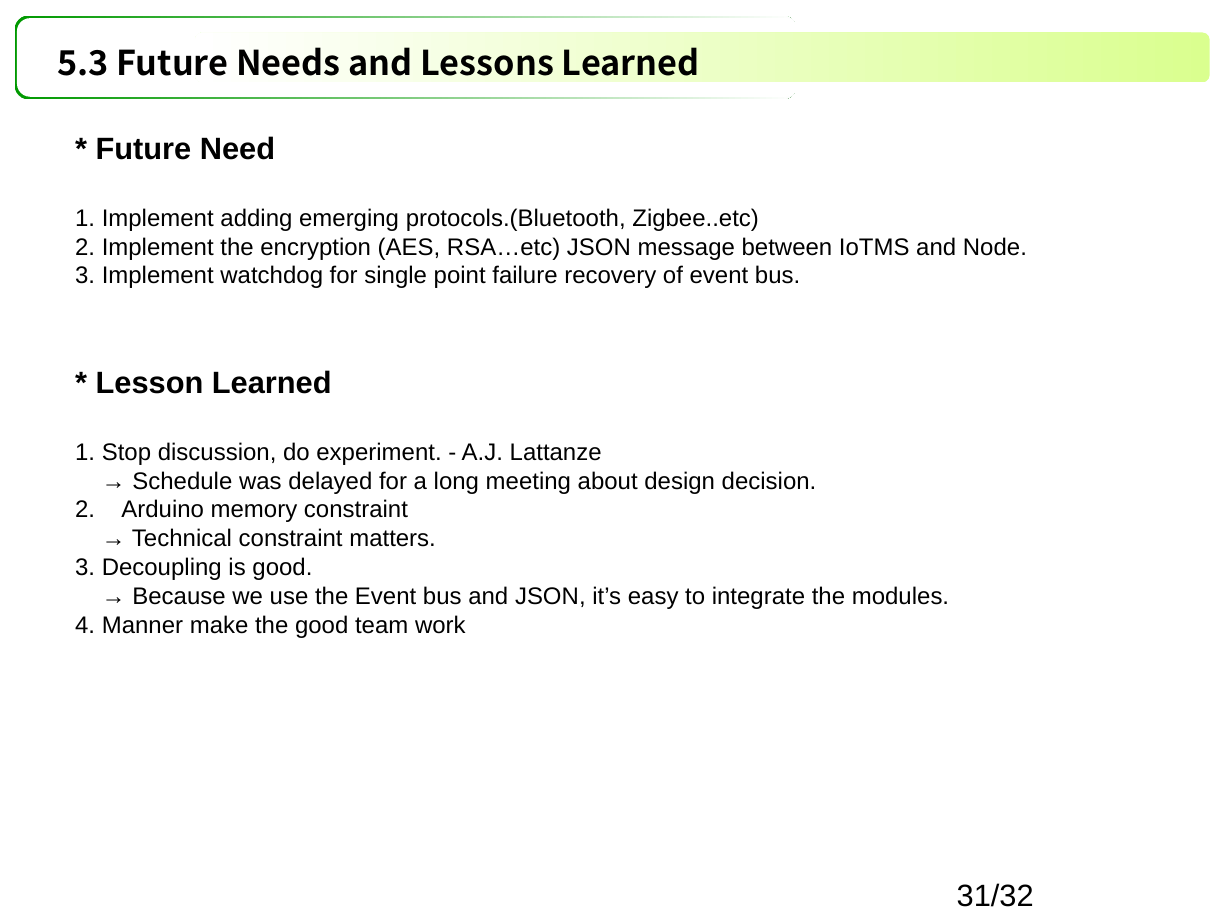
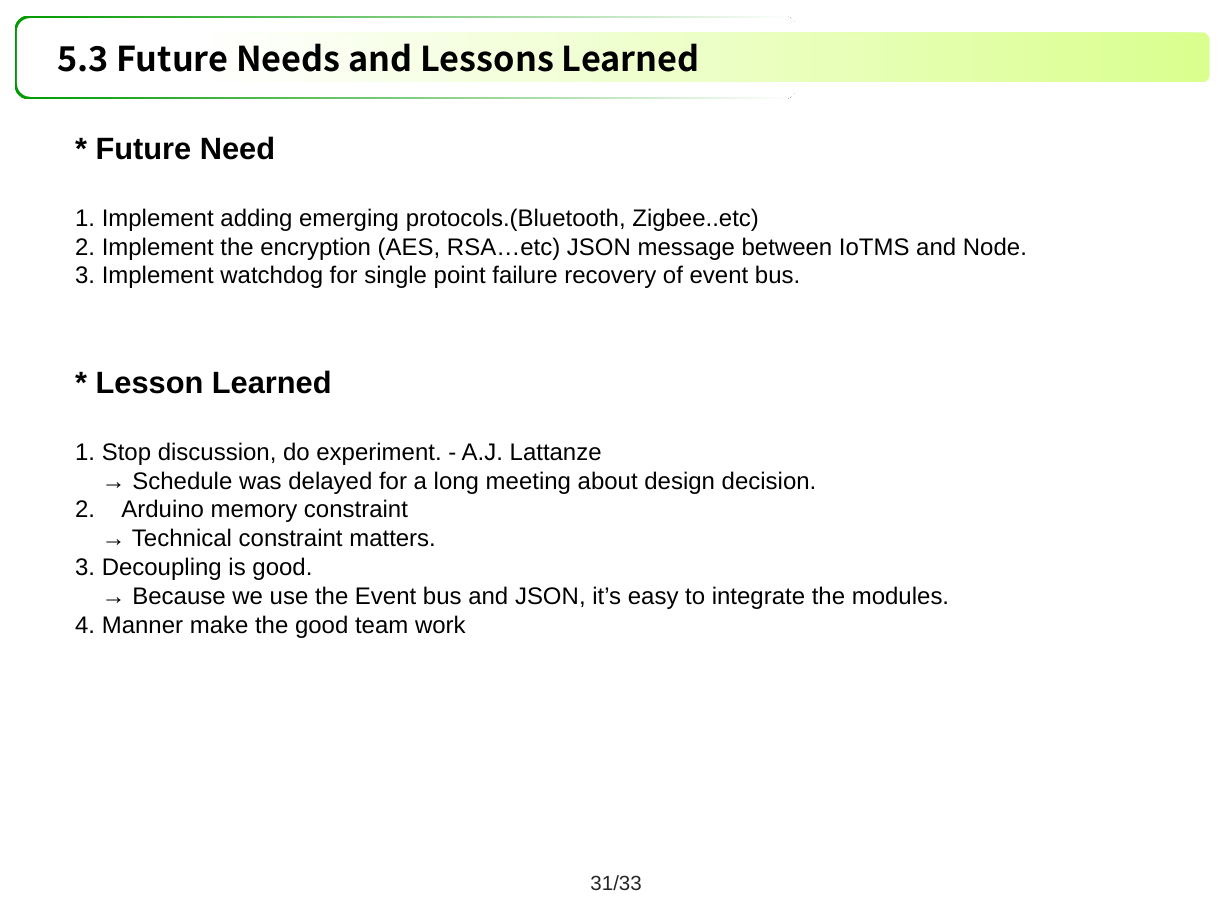
Before and after one commit to youkkwon/smarthome, a slide deck: slide 31 of doc/Docs/IoT System Final Presentation_06271447.pptx. Drawn at 1232x924 pixels with LibreOffice and Linux fonts; fonts in the diff are those of the drawing. Boxes give left, top, right and bottom in pixels: in the first picture for what was removed or moved away, otherwise in the second. Text is boxed around its words. In the diff, an @@ line names an element or a change of style, - is before the commit and + after.

```diff
--- a/doc/Docs/IoT System Final Presentation_06271447.pptx
+++ b/doc/Docs/IoT System Final Presentation_06271447.pptx
@@ title "5.3 Future Needs and Lessons ..." rewrapped from bbox=[57, 47, 700, 85] to bbox=[57, 43, 700, 72] @@
@@ page number added at bbox=[590, 875, 641, 890], 12 pt, text #262626 @@
+31/33
@@ page number removed at bbox=[957, 883, 1034, 907] @@
-31/32
```
Also in this commit, not shown: 39 other slides changed.
